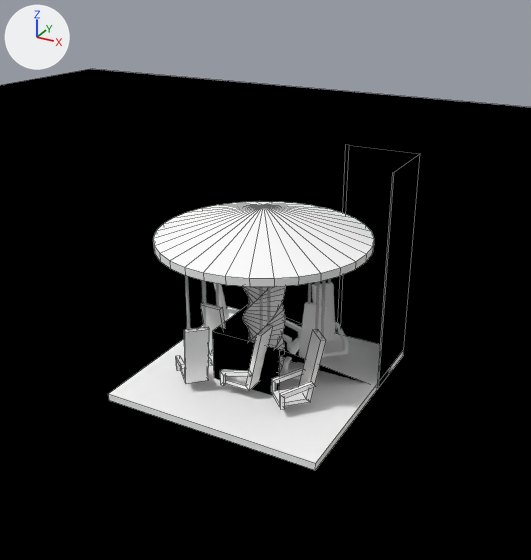
Renders of the Blender file graphics/sprites/gentle_thrill_rides/chair_swing/idle.blend from each side of a commit.
One viewpoint serves both versions: a camera (50 mm lens) standing at (4.29, -7.75, 5.35) and looking at (0.16, -0.24, 1.6). Arrows for +X, +Y and +Z are at upper left; the lights stay in place. Mesh edges are drawn as thin lines on the coarser meshes.

In view in the first picture: 'INTERSECT', 'ShadowBaseplate', 'base', 'chair.002', 'chair.003', 'chair.004', 'chair.006', 'chair.007', 'holder', 'roof'.
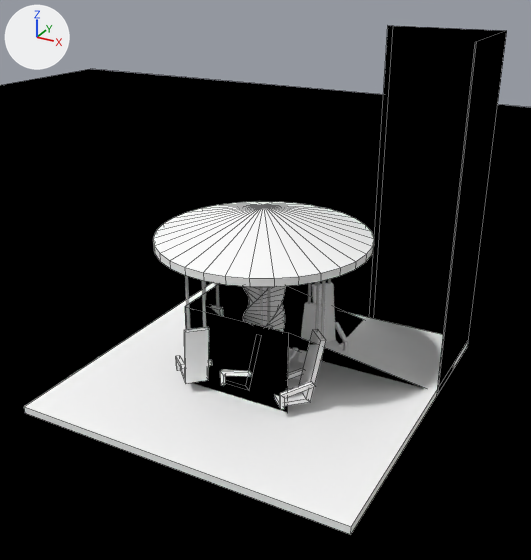
The change, as a list of edits to the scene's bpy script:
```text
Change ob_base:
    ob_base.scale: (1.0, 1.0, 0.667) -> (1.5, 1.5, 0.667)
Change ob_intersect:
    add ob_intersect.parent = ob_intersect_scalar
Add ob_intersect_scalar:
    ob_intersect_scalar = bpy.data.objects.new('intersect_scalar', None)
    ob_intersect_scalar.location = (0.0, 0.0, 0.0)
    ob_intersect_scalar.scale = (1.5, 1.5, 1.5)
```

Boxes (x1, y1, x2, y2) around the edits, measured in the pictures (531 x 560 px):
'INTERSECT', moved: before (212, 145, 420, 396); after (185, 26, 507, 412)
'base', rescaled (50% wider, 54% taller): before (109, 307, 404, 470); after (24, 283, 468, 534)
'chair.003', unchanged, covered by the edit: before (220, 325, 273, 390); after (220, 325, 273, 385)
